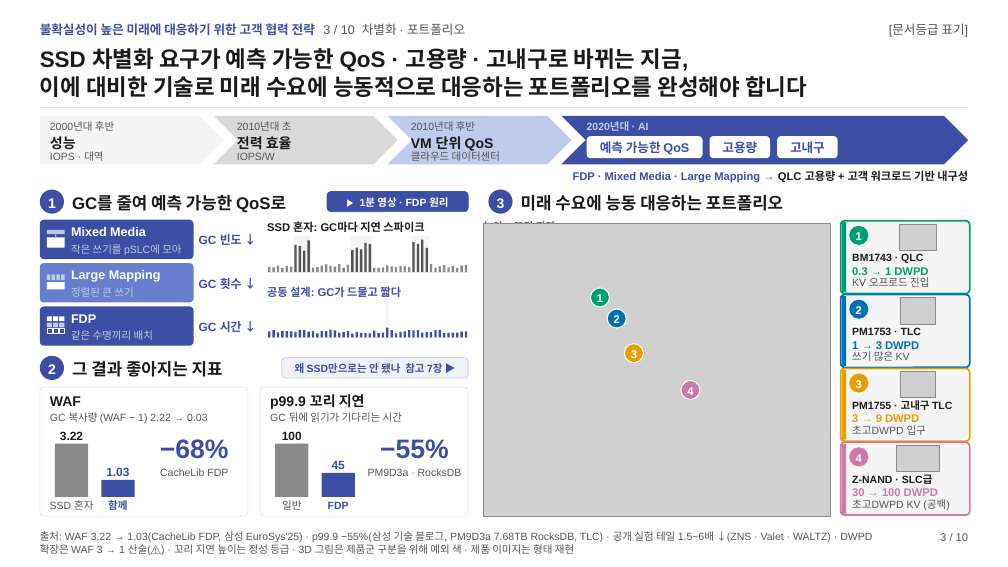
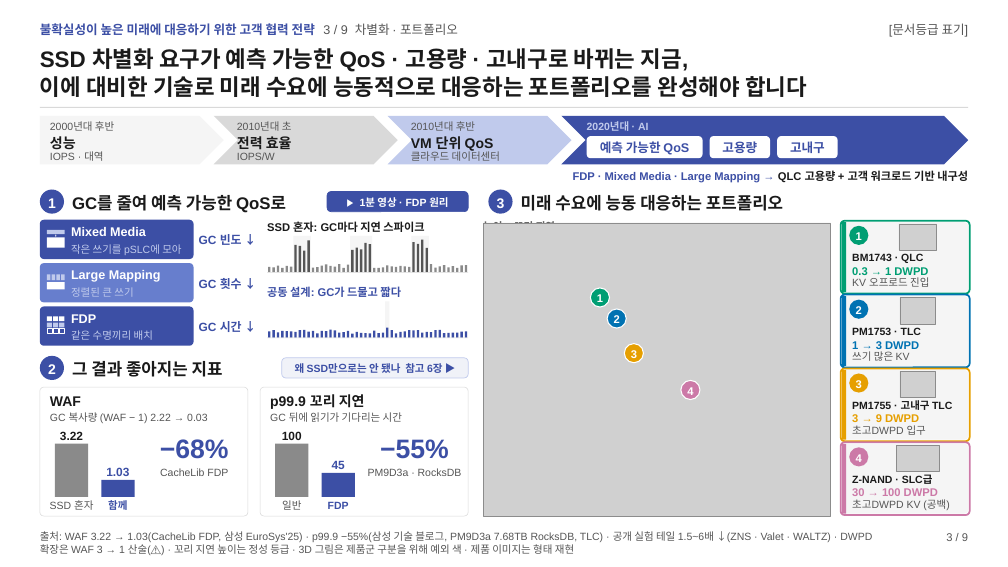
Before and after one commit to k31001/action-learning, a slide deck: slide 3 of dashboard/public/presentations/ssd-future-ready-strategy.pptx. Drawn at 1008x567 pixels with LibreOffice and Linux fonts; fonts in the diff are those of the drawing; grey boxes stand for pictures. Boxes give left, top, right and bottom in pixels: in the first picture for what was removed or moved away, otherwise in the second. Text is boxed around its words. In the diff, an @@ line names an element or a change of style, - is before the commit and + after.

```diff
--- a/dashboard/public/presentations/ssd-future-ready-strategy.pptx
+++ b/dashboard/public/presentations/ssd-future-ready-strategy.pptx
@@ text at <box>40,23,458,35</box>: text changed @@
-불확실성이 높은 미래에 대응하기 위한 고객 협력 전략 3 / 10 차별화 · 포트폴리오
+불확실성이 높은 미래에 대응하기 위한 고객 협력 전략 3 / 9 차별화 · 포트폴리오
@@ text at <box>295,363,442,375</box>: text changed @@
-왜 SSD만으로는 안 됐나 참고 7장 ▶
+왜 SSD만으로는 안 됐나 참고 6장 ▶
@@ text at <box>946,533,968,541</box>: text changed @@
-3 / 10
+3 / 9
```
Also in this commit, not shown: 8 other slides changed, 1 slide removed, 21 other files.
